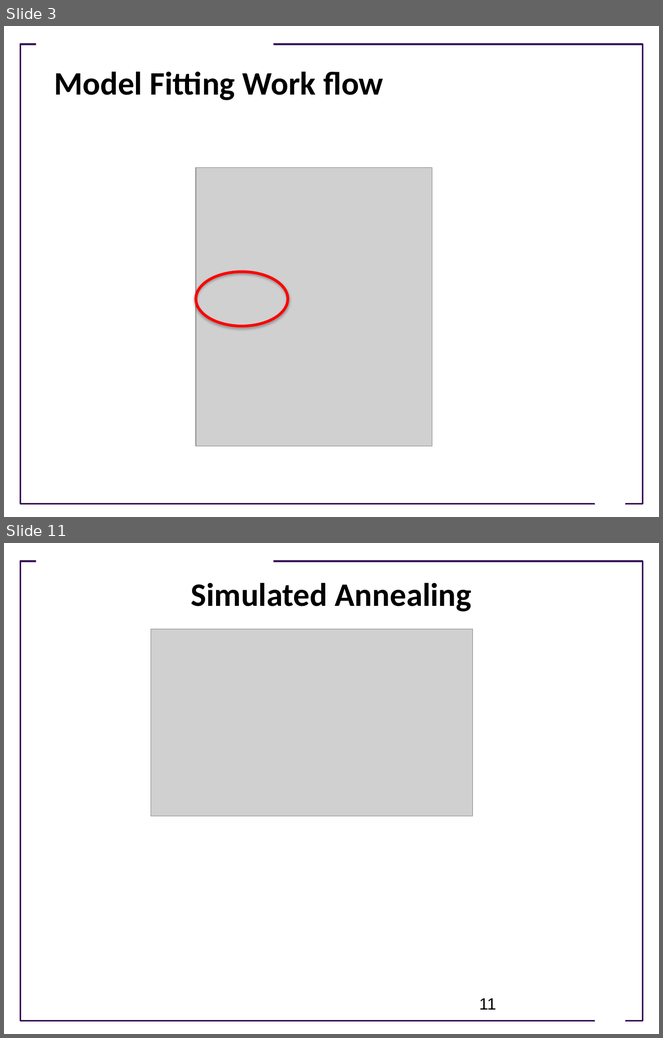
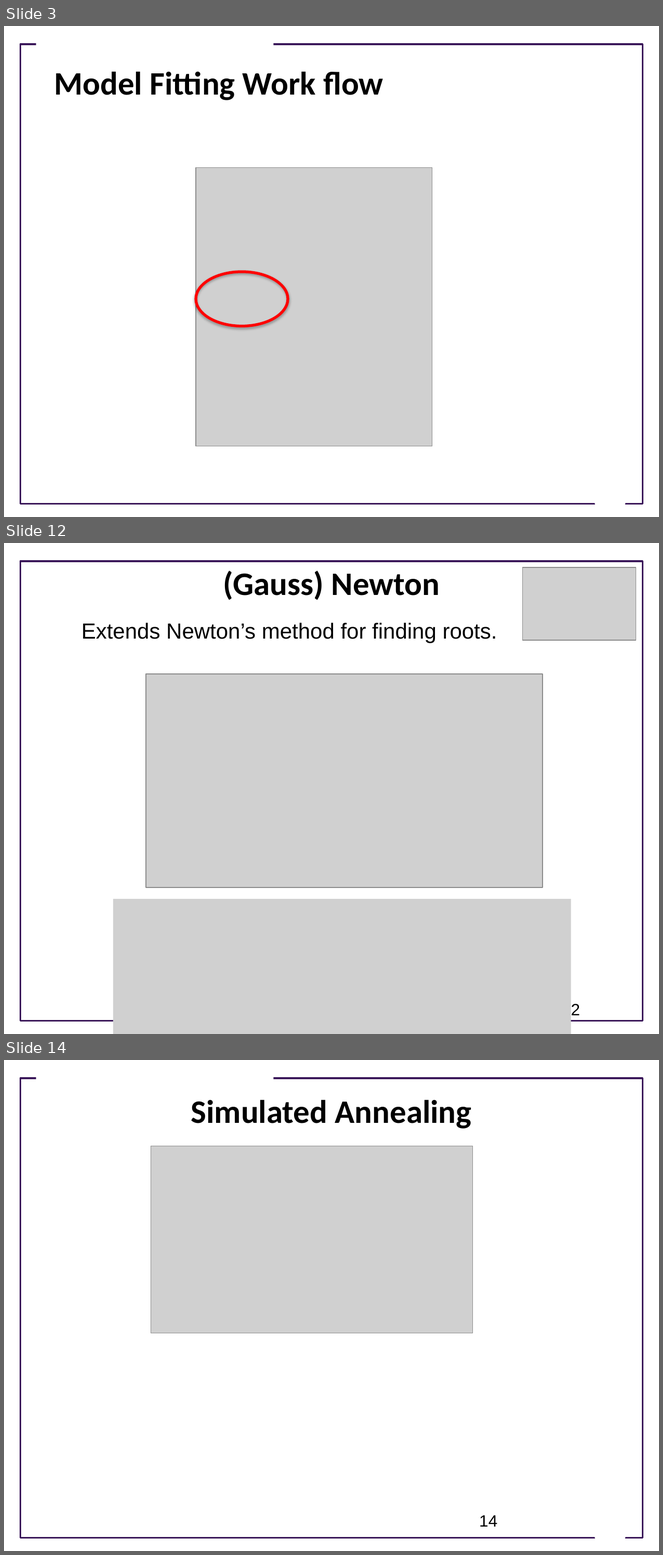
Before and after one commit to ModelEngineering/advancing-biomedical-models, a slide deck: Lectures/Lecture_8_Model_Fitting_Optimization_Techniques.pptx. Shown one above the other, each under a label of ours: slides 3 and 11 before the commit, slides 3, 12 and 14 after it; the slides between them are not shown. The pictures are 663x1038 and 663x1555 pixels, drawn with LibreOffice and Linux fonts; fonts in the diff are those of the drawing; grey boxes stand for pictures; background and template pictures are left out. Boxes give left, top, right and bottom in pixels: in the first picture for what was removed or moved away, otherwise in the second. Text is boxed around its words. In the diff, an @@ line names an element or a change of style, - is before the commit and + after.

```diff
--- a/Lectures/Lecture_8_Model_Fitting_Optimization_Techniques.pptx
+++ b/Lectures/Lecture_8_Model_Fitting_Optimization_Techniques.pptx
@@ slide 12 added at box(4, 543, 659, 1034), background #FFFFFF; not listed: 1 template element that a slide beside it also shows @@
@@ title added at box(223, 571, 440, 600), 36 pt, text #000000, bold @@
+(Gauss) Newton
@@ picture added at box(523, 567, 636, 640) @@
@@ text added at box(81, 623, 497, 643), 24 pt, text #000000 @@
+Extends Newton’s method for finding roots.
@@ picture added at box(146, 674, 543, 888) @@
@@ picture added at box(113, 899, 571, 1034) @@
@@ page number added at box(562, 1003, 580, 1019), 18 pt, text #000000 @@
+12
@@ what was slide 11 is now slide 14 @@
@@ page number at box(479, 1516, 497, 1527): text changed @@
-11
+14
```
Also in this commit, not shown: 3 slides changed, 6 other slides added, 4 slides removed.
